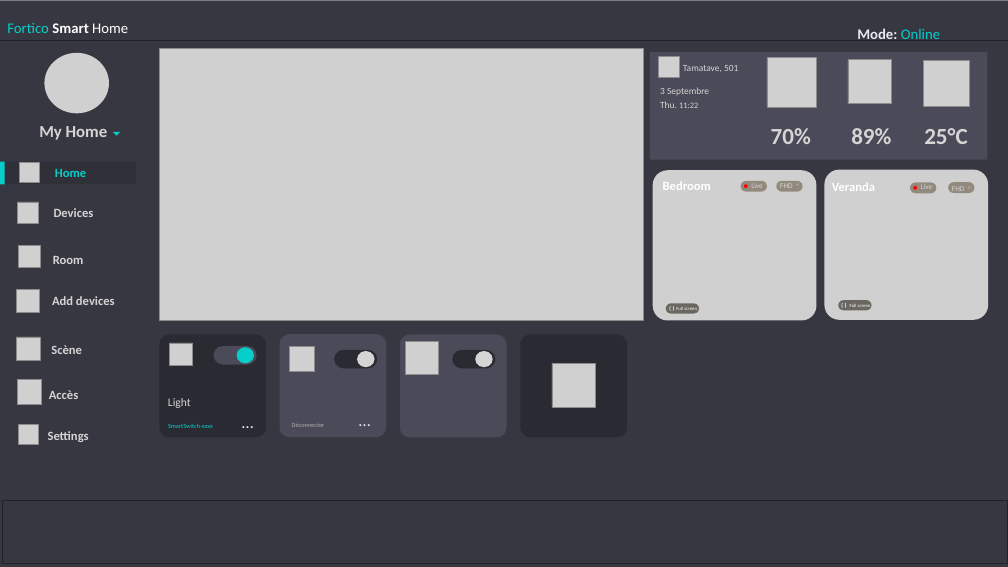
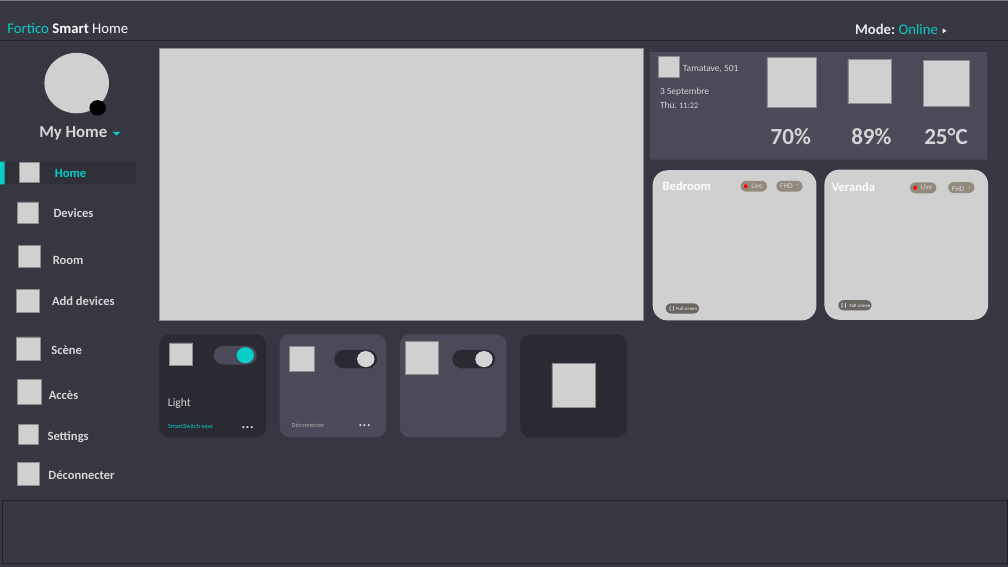
Before and after one commit to Fortuno-tech/Software, a slide deck: slide 7 of UI-model/UI design Fortico.pptx. Drawn at 1008x567 pixels with LibreOffice and Linux fonts; fonts in the diff are those of the drawing; grey boxes stand for pictures; background and template pictures are left out. Boxes give left, top, right and bottom in pixels: in the first picture for what was removed or moved away, otherwise in the second. Text is boxed around its words. In the diff, an @@ line names an element or a change of style, - is before the commit and + after.

```diff
--- a/UI-model/UI design Fortico.pptx
+++ b/UI-model/UI design Fortico.pptx
@@ text "Mode: Online": place and size @@
-text "Mode: Online" at <box>857,28,940,39</box>
+text "Mode: Online" at <box>855,23,938,34</box>
@@ triangle added at <box>943,28,947,33</box>, fill #E6EAEE @@
@@ ellipse added at <box>89,100,106,116</box>, fill #000000 @@
@@ picture added at <box>17,463,40,485</box> @@
@@ text added at <box>48,470,114,479</box>, 12 pt, text #D5D5D5, bold @@
+Déconnecter
```
Also in this commit, not shown: 12 other slides changed, 6 slides added, 23 other files.
